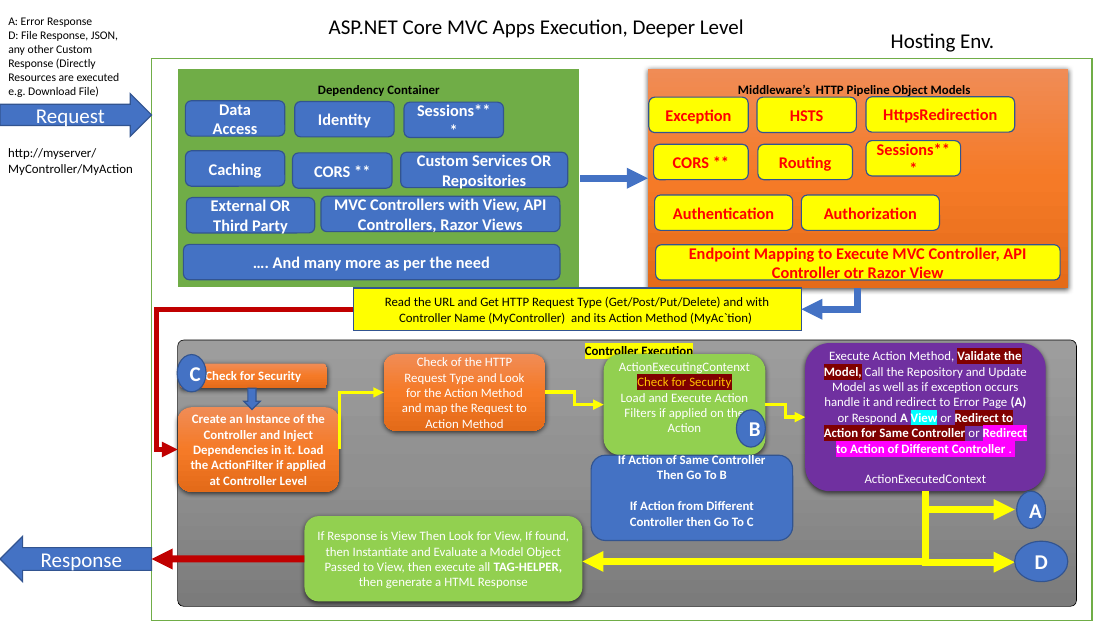
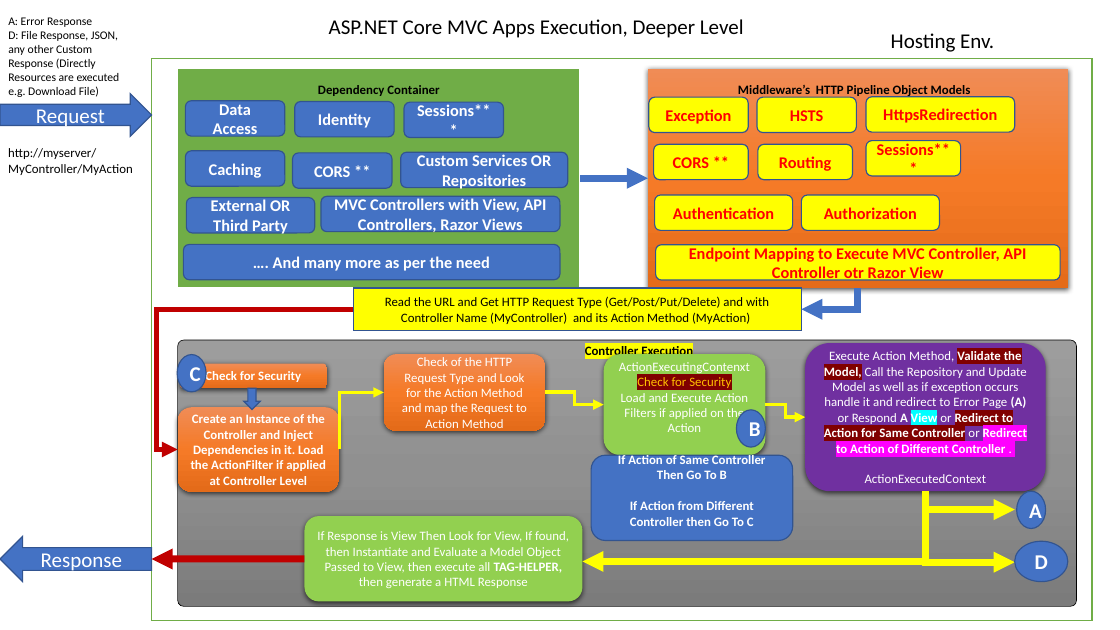
Before and after one commit to maheshsabnis/mbaspnetcore, a slide deck: slide 20 of mbaspnetcore6/MB_Training_Images.pptx. Drawn at 1120x630 pixels with LibreOffice and Linux fonts; fonts in the diff are those of the drawing. Boxes give left, top, right and bottom in pixels: in the first picture for what was removed or moved away, otherwise in the second. Text is boxed around its words. In the diff, an @@ line names an element or a change of style, - is before the commit and + after.

```diff
--- a/mbaspnetcore6/MB_Training_Images.pptx
+++ b/mbaspnetcore6/MB_Training_Images.pptx
@@ text in rectangle at (385, 296, 769, 324): text changed @@
-Read the URL and Get HTTP Request Type (Get/Post/Put/Delete) and with Controller Name (MyController) and its Action Method (MyAc`tion)
+Read the URL and Get HTTP Request Type (Get/Post/Put/Delete) and with Controller Name (MyController) and its Action Method (MyAction)
```
Also in this commit, not shown: 5 slides added, 2 other files.
